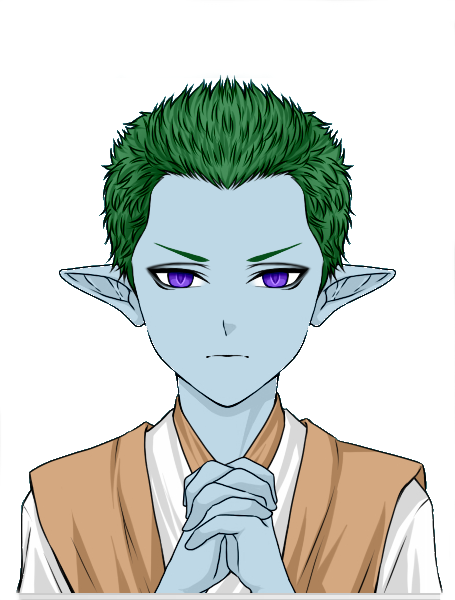
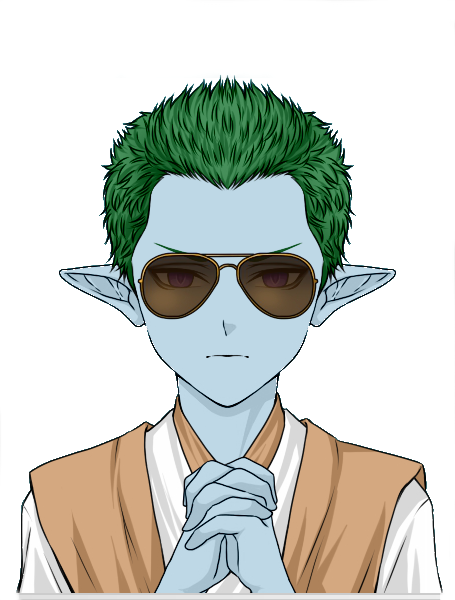
Comparing the layer stacks of the two 455 × 600 images. Changes:
added layer "Pasted Layer #2" above "Pasted Layer #1" over <box>137,252,319,320</box>
